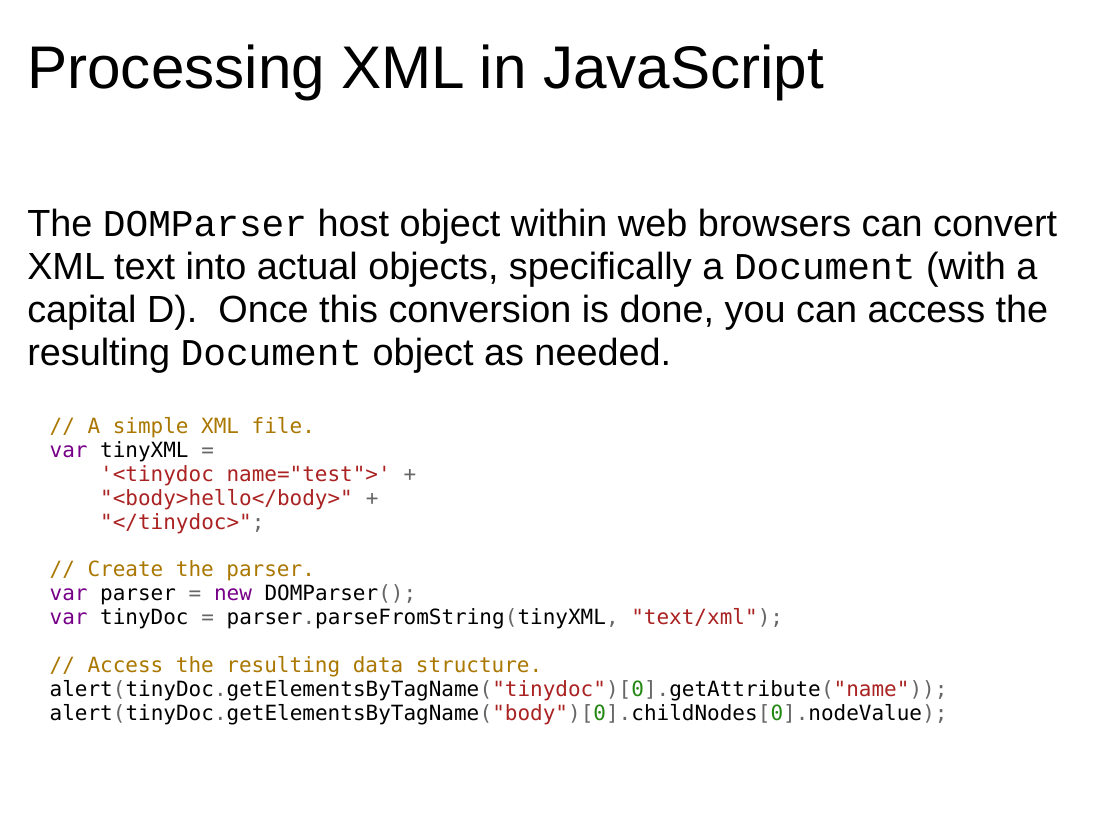
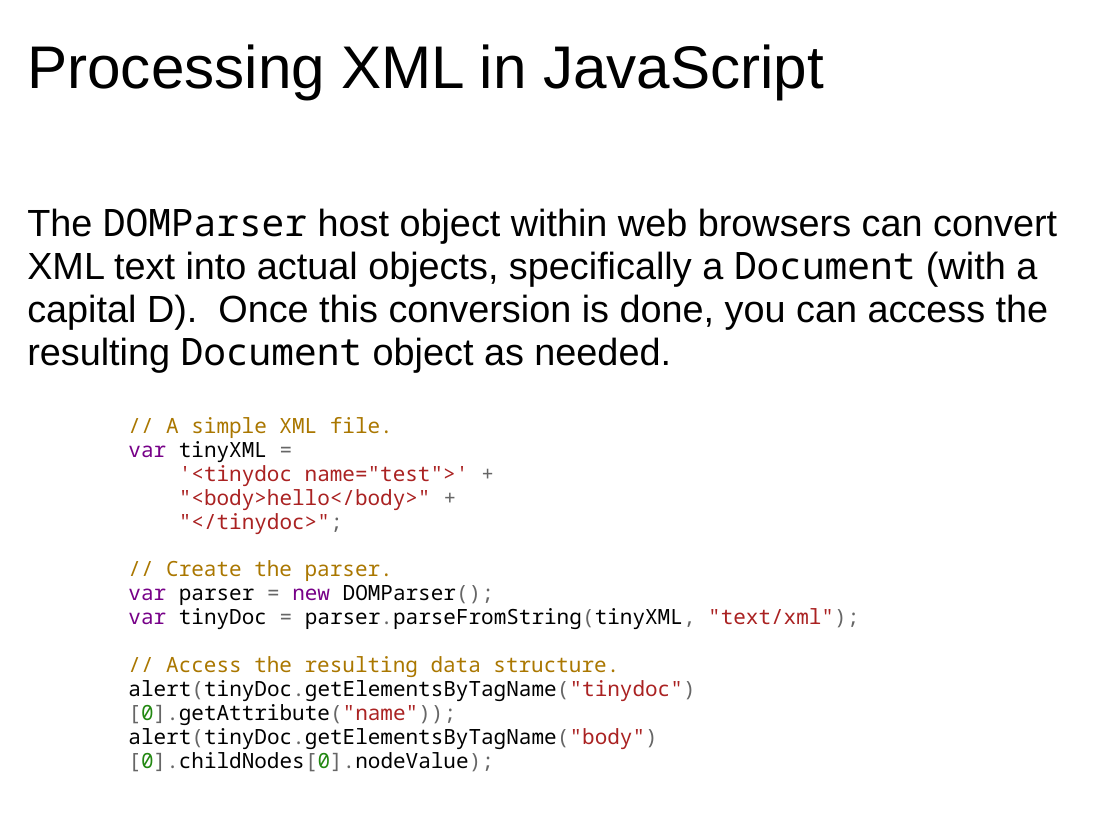
Before and after one commit to dondi/javascript-book, a slide deck: slide 10 of presentations/Chapter_8_Presentation.ppt. Drawn at 1120x840 pixels with LibreOffice and Linux fonts; fonts in the diff are those of the drawing; background and template pictures are left out. Boxes give left, top, right and bottom in pixels: in the first picture for what was removed or moved away, otherwise in the second. Text is boxed around its words. In the diff, an @@ line names an element or a change of style, - is before the commit and + after.

```diff
--- a/presentations/Chapter_8_Presentation.ppt
+++ b/presentations/Chapter_8_Presentation.ppt
@@ text "The DOMParser host object within ..." at [27,208,1057,372]: font Courier New to Noto Sans Mono in "DOMParser Document Document" @@
@@ text "// A simple XML file.": place and size @@
-text "// A simple XML file." at [50,417,948,725]
+text "// A simple XML file." at [128,417,859,772]
@@ text "// A simple XML file." at [128,417,859,772]: font DejaVu Sans Mono to Noto Sans Mono @@
```
Also in this commit, not shown: 16 other slides changed.
